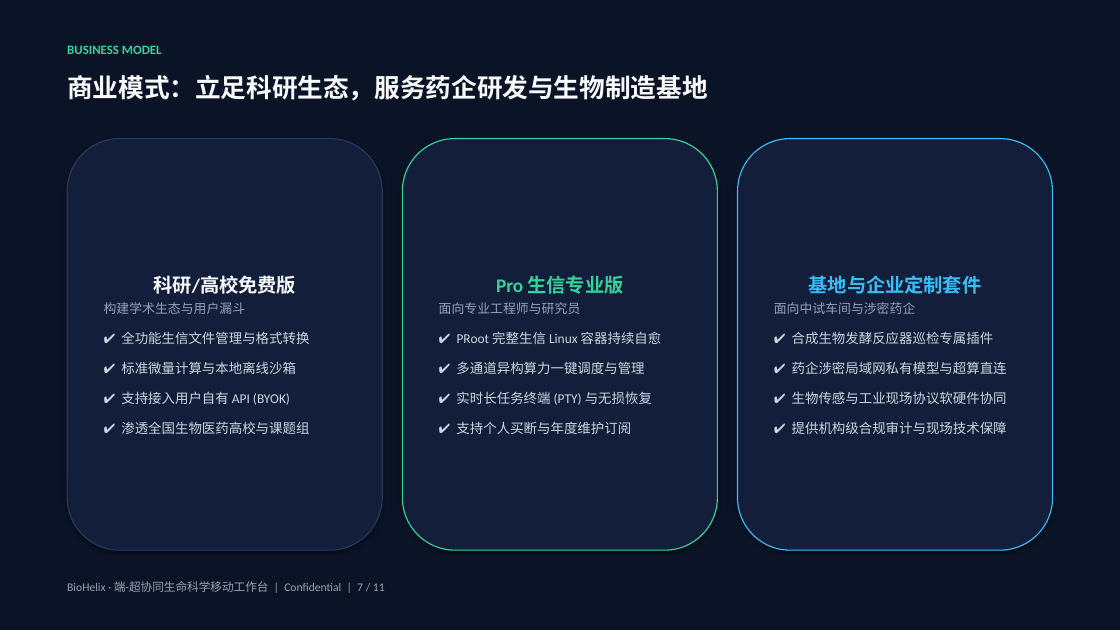
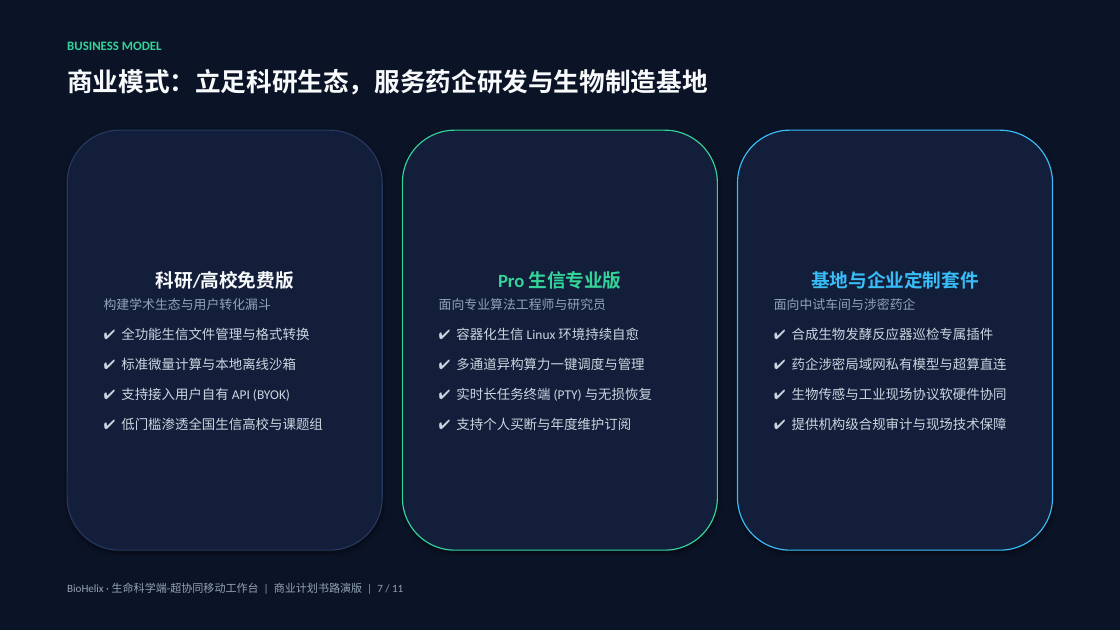
Before and after one commit to dollarser/helix-agent, a slide deck: slide 7 of docs/product/BioHelix_商业计划书_路演版.pptx. Drawn at 1120x630 pixels with LibreOffice and Linux fonts; fonts in the diff are those of the drawing. Boxes give left, top, right and bottom in pixels: in the first picture for what was removed or moved away, otherwise in the second. Text is boxed around its words. In the diff, an @@ line names an element or a change of style, - is before the commit and + after.

```diff
--- a/docs/product/BioHelix_商业计划书_路演版.pptx
+++ b/docs/product/BioHelix_商业计划书_路演版.pptx
@@ text "BUSINESS MODEL": place and size @@
-text "BUSINESS MODEL" at (67,45,162,54)
+text "BUSINESS MODEL" at (67,41,162,50)
@@ text "商业模式：立足科研生态，服务药企研发与生物制造基地": place and size @@
-text "商业模式：立足科研生态，服务药企研发与生物制造基地" at (67,75,708,101)
+text "商业模式：立足科研生态，服务药企研发与生物制造基地" at (67,69,708,95)
@@ rounded rectangle "科研/高校免费版": place and size @@
-rounded rectangle "科研/高校免费版" at (67,139,382,550)
+rounded rectangle "科研/高校免费版" at (67,130,382,550)
@@ rounded rectangle "Pro 生信专业版": place and size @@
-rounded rectangle "Pro 生信专业版" at (402,139,718,550)
+rounded rectangle "Pro 生信专业版" at (402,130,718,550)
@@ rounded rectangle "基地与企业定制套件": place and size @@
-rounded rectangle "基地与企业定制套件" at (738,139,1053,550)
+rounded rectangle "基地与企业定制套件" at (738,130,1053,550)
@@ text in rounded rectangle at (104,298,271,310): text changed @@
-构建学术生态与用户漏斗
+构建学术生态与用户转化漏斗
@@ text in rounded rectangle at (156,271,294,289): size 16.5 to 16 pt in "科研/高校免费版" @@
@@ text in rounded rectangle at (439,298,639,340): text changed @@
-面向专业工程师与研究员
-✔ PRoot 完整生信 Linux 容器持续自愈
+面向专业算法工程师与研究员
+✔ 容器化生信 Linux 环境持续自愈
@@ text in rounded rectangle at (498,271,622,289): size 16.5 to 16 pt in "Pro 生信专业版" @@
@@ text in rounded rectangle at (811,271,978,289): size 16.5 to 16 pt in "基地与企业定制套件" @@
@@ text in rounded rectangle at (121,417,323,430): text changed @@
-✔ 渗透全国生物医药高校与课题组
+✔ 低门槛渗透全国生信高校与课题组
@@ text at (67,583,403,593): text changed; size 10 to 9.5 pt @@
-BioHelix · 端-超协同生命科学移动工作台 | Confidential | 7 / 11
+BioHelix · 生命科学端-超协同移动工作台 | 商业计划书路演版 | 7 / 11
```
Also in this commit, not shown: 9 other slides changed, 3 other files.
